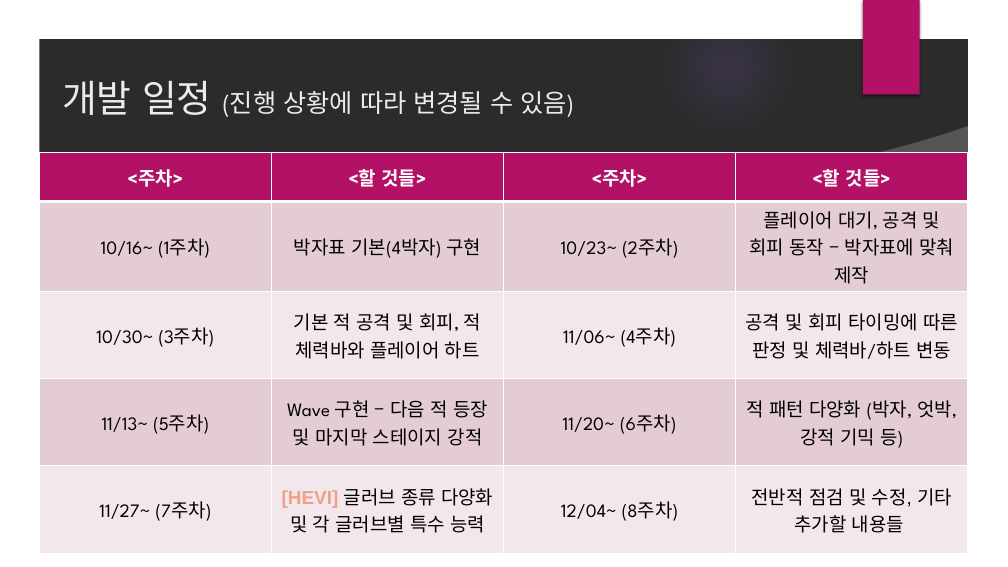
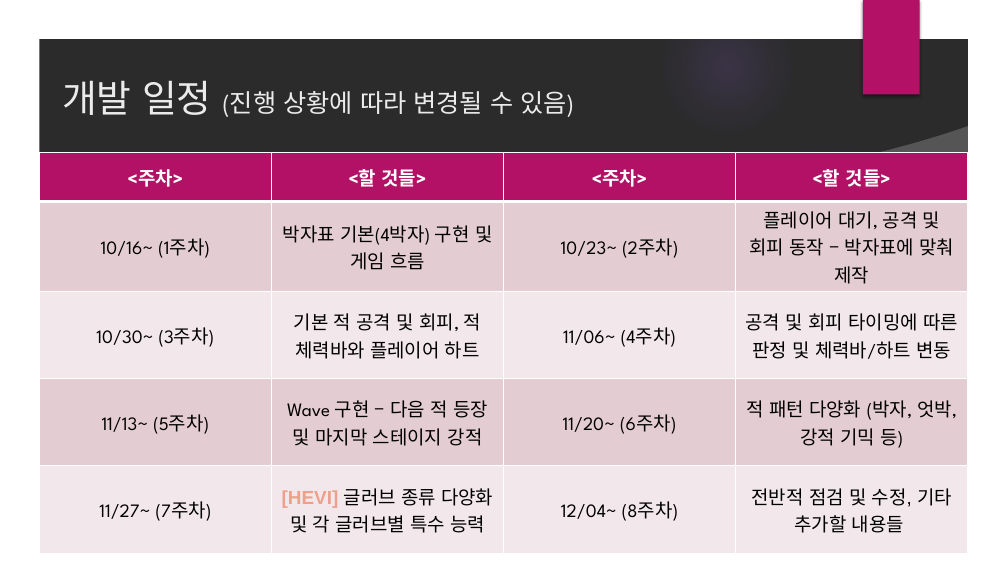
Before and after one commit to pb-wandu/2018180040_2DGP_PROJECT_RE, a slide deck: slide 6 of 2018180040 - 2DGP 1차 발표 프레젠테이션.pptx. Drawn at 1008x567 pixels with LibreOffice and Linux fonts; fonts in the diff are those of the drawing; background and template pictures are left out; a plain dark background stands for a picture behind light text. Boxes give left, top, right and bottom in pixels: in the first picture for what was removed or moved away, otherwise in the second. Text is boxed around its words. In the diff, an @@ line names an element or a change of style, - is before the commit and + after.

Commit message:
world 및 state 기본틀 (Drill 09 참고)
world 및 state 기본틀 (Drill 09 참고)

```diff
--- a/2018180040 - 2DGP 1차 발표 프레젠테이션.pptx
+++ b/2018180040 - 2DGP 1차 발표 프레젠테이션.pptx
@@ table at box(39, 153, 968, 551) @@
-row 2, column 2: 박자표 기본(4박자) 구현
+row 2, column 2: 박자표 기본(4박자) 구현 및 게임 흐름
```
Also in this commit, not shown: 4 other files.
